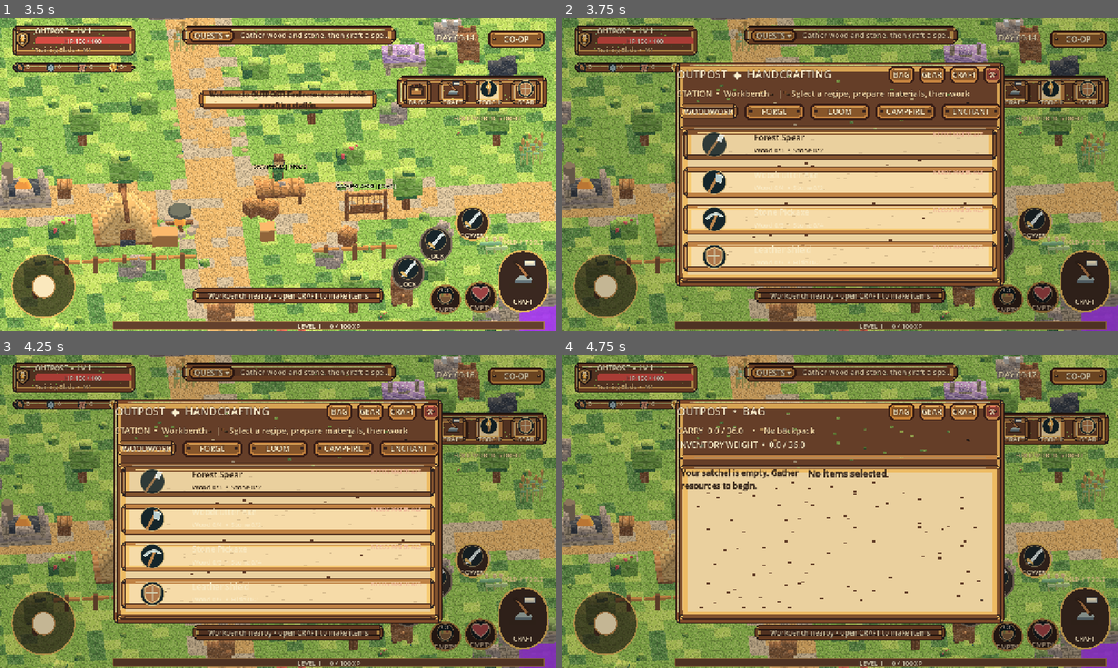
Above: before the commit, frames 1-4 (two rows, left to right).
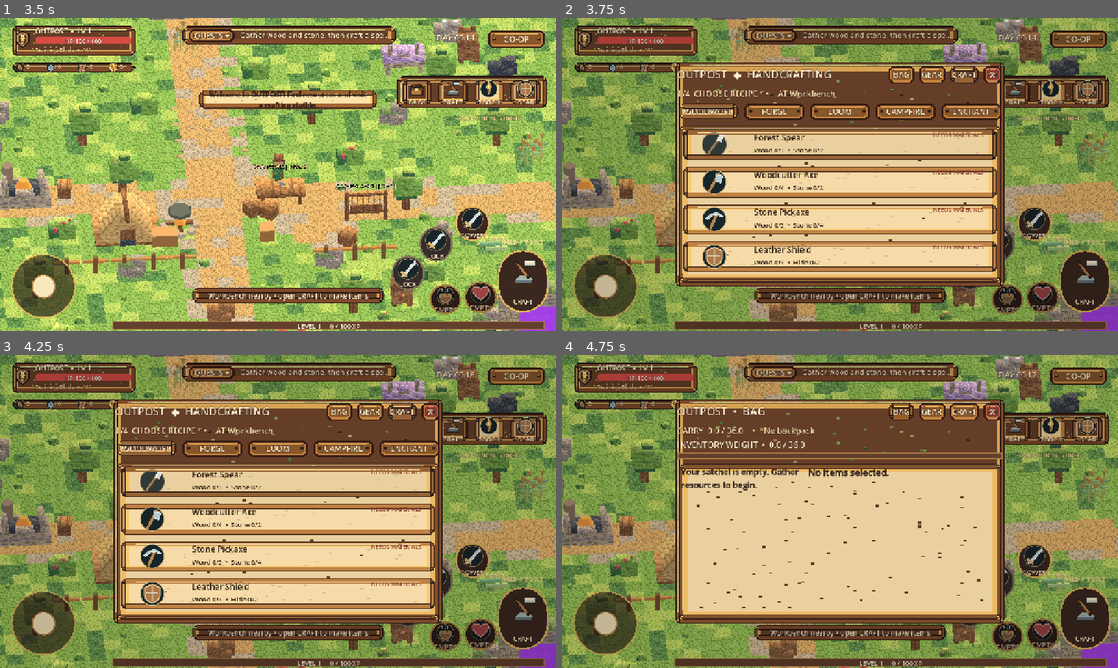
Above: after the commit, the same moments.

Repository: Smurfis/outpost-rpg
Game: Godot game, scene res://scenes/ui/company_splash.tscn
Two runs of this game, one before a commit and one after it. Both use one fixed random seed, a clock stepped at 60 frames per second and the inputs below.
Inputs (mouse positions are in pixels of both pictures, inside the frame that each line leads up to):
- Up to frame 1 (3.5 s): tap Enter at 0.5 s; move the mouse to (400, 158) at 0.52 s; hold D 0.53-1.25 s; tap G at 0.6 s; click (400, 158) at 0.67 s; tap Space at 0.77, 1.07 s; drag from (166, 190) to (250, 237) at 1.27 s; move the mouse to (333, 105) at 2.02 s; hold D (outpost_right) 2.03-2.75 s; hold Q (outpost_camera_left) 2.03-2.75 s; click (333, 105) at 2.17 s; drag from (250, 237) to (111, 127) at 2.77 s
- Up to frame 2 (3.75 s): move the mouse to (1006, 221) at 3.52 s; hold A (outpost_left) from 3.53 s (still down); hold C (outpost_craft) from 3.53 s (still down); click (1006, 221) at 3.67 s
- Up to frame 3 (4.25 s): keep holding A (outpost_left); keep holding C (outpost_craft); tap Space at 3.77, 4.07 s
- Up to frame 4 (4.75 s): release A (outpost_left) at 4.25 s; release C (outpost_craft) at 4.25 s; click "BAG" at 4.25 s

Frame 1 is identical in both runs. In frame 2, 1.6% of the frame differs, in the area x 20-76%, y 15-79%; in frame 3, 1.6%; in frame 4, 2.6%, in the area x 20-80%, y 15-78%.

Commit message:
feat(ui): clearly selected workshop tabs, legible recipe cards and styled live progress meters

Diff:
--- a/scripts/menu.gd
+++ b/scripts/menu.gd
@@ -9,6 +9,7 @@
 var popup_frame: PanelContainer
 var title: Label
 var subtitle: Label
+var header_buttons: Dictionary = {}
 var station_tabs: HBoxContainer
 var recipes_list: VBoxContainer
 var details: VBoxContainer
@@ -68,18 +69,21 @@
 	bag.custom_minimum_size = Vector2(66, 48)
 	SKIN.apply_button(bag, "wood")
 	bag.pressed.connect(_switch_bag)
+	header_buttons["bag"] = bag
 	header.add_child(bag)
 	var gear := Button.new()
 	gear.text = "GEAR"
 	gear.custom_minimum_size = Vector2(67, 48)
 	SKIN.apply_button(gear, "wood")
 	gear.pressed.connect(_switch_equipment)
+	header_buttons["equipment"] = gear
 	header.add_child(gear)
 	var craft := Button.new()
 	craft.text = "CRAFT"
 	craft.custom_minimum_size = Vector2(74, 48)
 	SKIN.apply_button(craft, "wood")
 	craft.pressed.connect(_switch_craft)
+	header_buttons["craft"] = craft
 	header.add_child(craft)
 	var close := Button.new()
 	close.text = "X"
@@ -180,6 +184,17 @@
 	image.texture_filter = CanvasItem.TEXTURE_FILTER_NEAREST
 	return image
 
+func _ingredient_state_icon(available: bool) -> TextureRect:
+	var icon := TextureRect.new()
+	icon.name = "IngredientAvailability"
+	icon.texture = load("res://assets/ui/icons/ingredient_ready.svg" if available else "res://assets/ui/icons/ingredient_missing.svg") as Texture2D
+	icon.custom_minimum_size = Vector2(24, 24)
+	icon.expand_mode = TextureRect.EXPAND_IGNORE_SIZE
+	icon.stretch_mode = TextureRect.STRETCH_KEEP_ASPECT_CENTERED
+	icon.texture_filter = CanvasItem.TEXTURE_FILTER_NEAREST
+	icon.mouse_filter = Control.MOUSE_FILTER_IGNORE
+	return icon
+
 func _clear(parent: Node) -> void:
 	for child in parent.get_children():
 		parent.remove_child(child)
@@ -264,6 +279,10 @@
 	work_label = null
 	action_button = null
 	action_art = null
+	for page_key in header_buttons:
+		var button: Button = header_buttons[page_key] as Button
+		if button != null:
+			SKIN.apply_button(button, "wood_selected" if current_page == str(page_key) else "wood")
 	_clear(station_tabs)
 	_clear(recipes_list)
 	_clear(details)
@@ -297,8 +316,13 @@
 	meter.value = minf(game.bag_load(), game.bag_capacity())
 	meter.show_percentage = false
 	meter.custom_minimum_size = Vector2(0, 16)
-	meter.add_theme_stylebox_override("background", SKIN.box("inset"))
-	meter.add_theme_stylebox_override("fill", SKIN.box("wood_selected"))
+	var bag_background: StyleBoxFlat = SKIN.flat("inset")
+	bag_background.set_corner_radius_all(3)
+	var bag_fill: StyleBoxFlat = SKIN.flat("green")
+	bag_fill.set_border_width_all(0)
+	bag_fill.set_corner_radius_all(3)
+	meter.add_theme_stylebox_override("background", bag_background)
+	meter.add_theme_stylebox_override("fill", bag_fill)
 	carry_column.add_child(meter)
 	if game.bag_load() > game.bag_capacity():
 		carry_column.add_child(_label("OVERLOADED — equip a larger bag or unload items.", 15, Color("#ffb29a")))
@@ -355,7 +379,7 @@
 		count.text = str(qty)
 		count.horizontal_alignment = HORIZONTAL_ALIGNMENT_RIGHT
 		count.add_theme_font_size_override("font_size", 16)
-		count.add_theme_color_override("font_color", SKIN.CREAM)
+		count.add_theme_color_override("font_color", SKIN.INK)
 		count.add_theme_color_override("font_outline_color", Color("#241619"))
 		count.add_theme_constant_override("outline_size", 2)
 		count.mouse_filter = Control.MOUSE_FILTER_IGNORE
@@ -546,7 +570,16 @@
 func _render_craft() -> void:
 	title.text = "OUTPOST  ◆  HANDCRAFTING"
 	var nearby: String = game.closest_station()
-	subtitle.text = "STATION  •  %s    |    Select a recipe, prepare materials, then work" % (nearby.capitalize() if nearby != "" else "remote browsing")
+	var stage_label: String = "1/4  CHOOSE RECIPE"
+	if not game.crafting.is_empty():
+		stage_label = "3/4  WORK STATION"
+	elif completed_id != "":
+		stage_label = "4/4  COMPLETE"
+	elif craft_step == "prepare":
+		stage_label = "2/4  PREPARE MATERIALS"
+	elif craft_step == "detail":
+		stage_label = "1/4  INSPECT ITEM"
+	subtitle.text = "%s    •    %s" % [stage_label, ("AT " + nearby.capitalize()) if nearby != "" else "BROWSE RECIPES FROM ANYWHERE"]
 	for station_id in ["workbench", "forge", "loom", "campfire", "enchanting"]:
 		var tab := Button.new()
 		tab.text = str(station_names[station_id])
@@ -589,7 +622,9 @@
 		art.anchor_top = 0.12
 		art.anchor_bottom = 0.88
 		choose.add_child(art)
-		var foreground: Color = SKIN.INK if selected_id == id else SKIN.CREAM
+		# The item-card texture is light parchment. Dark ink stays legible in
+		# both selected and unselected states (the old cream text vanished).
+		var foreground: Color = SKIN.INK
 		var name_label := Label.new()
 		name_label.text = str(recipe.get("name", id))
 		name_label.add_theme_font_size_override("font_size", 19)
@@ -614,7 +649,7 @@
 		var badge := Label.new()
 		badge.text = "★%d → ★%d" % [int(game.bag_quality.get(result_id, 0)), mini(3, int(game.bag_quality.get(result_id, 0)) + 1)] if CARRY.is_bag(result_id) and int(game.inventory.get(result_id, 0)) > 0 else "OWNED" if owned_unique else "READY" if affordable else "NEEDS MATERIALS"
 		badge.add_theme_font_size_override("font_size", 13)
-		badge.add_theme_color_override("font_color", Color("#38653d") if affordable and not owned_unique and selected_id == id else Color("#ffe1a2") if affordable else Color("#edb597"))
+		badge.add_theme_color_override("font_color", Color("#355b31") if affordable and not owned_unique else Color("#873b2c"))
 		badge.mouse_filter = Control.MOUSE_FILTER_IGNORE
 		badge.horizontal_alignment = HORIZONTAL_ALIGNMENT_RIGHT
 		badge.anchor_left = 0.72
@@ -622,6 +657,13 @@
 		badge.anchor_top = 0.10
 		badge.anchor_bottom = 0.42
 		choose.add_child(badge)
+		if selected_id == id:
+			var selection_outline := Panel.new()
+			selection_outline.name = "SelectedRecipeBorder"
+			selection_outline.mouse_filter = Control.MOUSE_FILTER_IGNORE
+			selection_outline.add_theme_stylebox_override("panel", SKIN.box("wood_selected"))
+			choose.add_child(selection_outline)
+			selection_outline.set_anchors_and_offsets_preset(Control.PRESET_FULL_RECT)
 	if not game.crafting.is_empty():
 		_render_work()
 	elif completed_id != "":
@@ -680,7 +722,8 @@
 		var row := HBoxContainer.new()
 		details.add_child(row)
 		row.add_child(_icon(id, 38))
-		row.add_child(_label("%s    %d / %d   %s" % [id.capitalize(), own, need, "✓" if own >= need else "!"], 18, Color("#32542c") if own >= need else Color("#88422d")))
+		row.add_child(_ingredient_state_icon(own >= need))
+		row.add_child(_label("%s    %d / %d" % [id.capitalize(), own, need], 18, Color("#32542c") if own >= need else Color("#88422d")))
 	var next := Button.new()
 	next.text = "ENHANCE  ◆  PREPARE" if CARRY.is_bag(product_id) and int(game.inventory.get(product_id, 0)) > 0 else "NEXT  ◆  PREPARE ITEM"
 	next.custom_minimum_size = Vector2(0, 56)
@@ -735,6 +778,7 @@
 		var row := HBoxContainer.new()
 		details.add_child(row)
 		row.add_child(_icon(id, 54))
+		row.add_child(_ingredient_state_icon(loaded_now or available))
 		slot.size_flags_horizontal = Control.SIZE_EXPAND_FILL
 		row.add_child(slot)
 	var loaded_count: int = 0
@@ -795,6 +839,13 @@
 	progress_bar.max_value = 100.0
 	progress_bar.custom_minimum_size = Vector2(0, 26)
 	progress_bar.show_percentage = false
+	var craft_background: StyleBoxFlat = SKIN.flat("inset")
+	craft_background.set_corner_radius_all(3)
+	var craft_fill: StyleBoxFlat = SKIN.flat("green")
+	craft_fill.set_border_width_all(0)
+	craft_fill.set_corner_radius_all(3)
+	progress_bar.add_theme_stylebox_override("background", craft_background)
+	progress_bar.add_theme_stylebox_override("fill", craft_fill)
 	stage.add_child(progress_bar)
 	work_counter = _label("", 18)
 	stage.add_child(work_counter)
